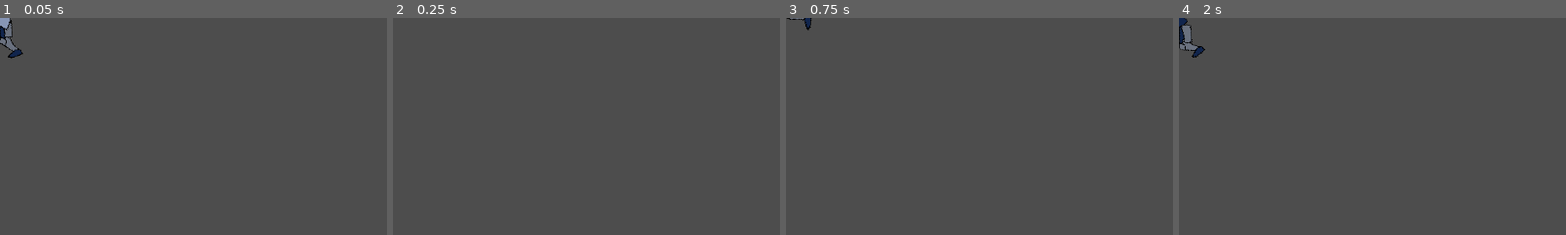
Above: before the commit, frames 1-4 (left to right).
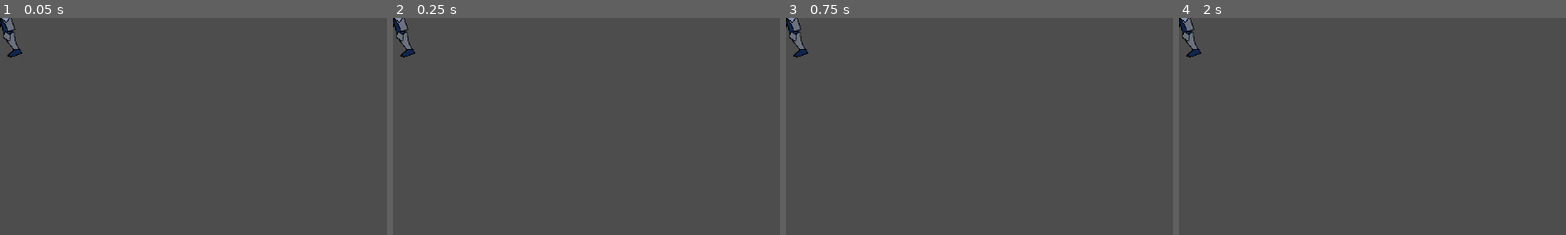
Above: after the commit, the same moments.

Repository: hk93029/Shields-And-Swords
Game: Godot game, scene res://world.tscn
Same seed, same stepped clock (60 frames per second), same inputs: the game is played once before the commit and once after it. The project has no main scene, so this scene is started directly.
Inputs:
- Up to frame 1 (0.05 s): no input
- Up to frame 2 (0.25 s): no input
- Up to frame 3 (0.75 s): tap Enter at 0.5 s
- Up to frame 4 (2 s): tap Space at 1.25 s
The pictures show only the part of the screen within x 0-50%, y 0-50%; the shares and areas given below are measured in that part.

The runs differ from the first frame. In frame 1, 0.5% of the frame differs, in the area x 0-7%, y 0-19%; in frame 2, 0.5%; in frame 3, 0.6%; in frame 4, 0.6%.

Commit message:
feat(animations): improving physic skill attack effects

Diff:
--- a/world.tscn
+++ b/world.tscn
@@ -1,5 +1,6 @@
-[gd_scene load_steps=33 format=3 uid="uid://db2kklsy85vnm"]
-
+[gd_scene load_steps=34 format=3 uid="uid://db2kklsy85vnm"]
+
+[ext_resource type="Texture2D" uid="uid://bgpg6rapmwgtt" path="res://physical_skill_damage.png" id="1_iobkw"]
 [ext_resource type="Texture2D" uid="uid://dpee1i6eiar8b" path="res://player_complete_reference.png" id="1_qmg7m"]
 [ext_resource type="Texture2D" uid="uid://dm86aivqnpnbj" path="res://sword.png" id="2_0b8cp"]
 [ext_resource type="Texture2D" uid="uid://cdt0j1lfk74mc" path="res://player_sprite.png" id="2_mgsak"]
@@ -782,6 +783,30 @@
 "update": 0,
 "values": [-0.331613]
 }
+tracks/58/type = "value"
+tracks/58/imported = false
+tracks/58/enabled = true
+tracks/58/path = NodePath("../PhysicalSkillDamage:visible")
+tracks/58/interp = 1
+tracks/58/loop_wrap = true
+tracks/58/keys = {
+"times": PackedFloat32Array(0),
+"transitions": PackedFloat32Array(1),
+"update": 1,
+"values": [false]
+}
+tracks/59/type = "value"
+tracks/59/imported = false
+tracks/59/enabled = true
+tracks/59/path = NodePath("../PhysicalSkillDamage:frame")
+tracks/59/interp = 1
+tracks/59/loop_wrap = true
+tracks/59/keys = {
+"times": PackedFloat32Array(0),
+"transitions": PackedFloat32Array(1),
+"update": 1,
+"values": [1]
+}
 
 [sub_resource type="Animation" id="Animation_fikcj"]
 resource_name = "idle"
@@ -2494,6 +2519,8 @@
 
 [sub_resource type="Animation" id="Animation_xv4cq"]
 resource_name = "physical_skill_area"
+length = 1.2
+step = 0.03
 tracks/0/type = "value"
 tracks/0/imported = false
 tracks/0/enabled = true
@@ -2925,6 +2952,30 @@
 "transitions": PackedFloat32Array(1, 1, 1, 1, 1, 1, 1),
 "update": 0,
 "values": [-0.331613, -0.331613, -0.929951, -1.84961, -3.30283, -3.57303, -3.51635]
+}
+tracks/36/type = "value"
+tracks/36/imported = false
+tracks/36/enabled = true
+tracks/36/path = NodePath("../PhysicalSkillDamage:visible")
+tracks/36/interp = 1
+tracks/36/loop_wrap = true
+tracks/36/keys = {
+"times": PackedFloat32Array(0.9, 1.17),
+"transitions": PackedFloat32Array(1, 1),
+"update": 1,
+"values": [true, false]
+}
+tracks/37/type = "value"
+tracks/37/imported = false
+tracks/37/enabled = true
+tracks/37/path = NodePath("../PhysicalSkillDamage:frame")
+tracks/37/interp = 1
+tracks/37/loop_wrap = true
+tracks/37/keys = {
+"times": PackedFloat32Array(0.9, 0.93, 0.96, 0.99, 1.02, 1.05, 1.08, 1.11, 1.14),
+"transitions": PackedFloat32Array(1, 1, 1, 1, 1, 1, 1, 1, 1),
+"update": 1,
+"values": [0, 1, 2, 3, 4, 5, 6, 7, 8]
 }
 
 [sub_resource type="AnimationLibrary" id="AnimationLibrary_ff3ur"]
@@ -3010,6 +3061,13 @@
 [node name="World" type="Node2D"]
 metadata/_edit_horizontal_guides_ = [57.5511, 58.6022]
 
+[node name="PhysicalSkillDamage" type="Sprite2D" parent="."]
+visible = false
+position = Vector2(-49.1603, 60.3969)
+texture = ExtResource("1_iobkw")
+vframes = 9
+frame = 1
+
 [node name="PlayerCompleteReference" type="Sprite2D" parent="."]
 visible = false
 modulate = Color(1, 1, 1, 0.372549)
@@ -3024,9 +3082,9 @@
 [node name="Polygons" type="Node2D" parent="CharacterBody2D/Sprite"]
 
 [node name="Weapon" type="Sprite2D" parent="CharacterBody2D/Sprite/Polygons"]
-position = Vector2(-48.0523, 27.9187)
-rotation = 3.10848
-scale = Vector2(0.999525, 0.999525)
+position = Vector2(-51.0381, -30.2059)
+rotation = 0.0832942
+scale = Vector2(0.999527, 0.999527)
 texture = ExtResource("2_0b8cp")
 offset = Vector2(1.43817, -18.5712)
 
@@ -3263,12 +3321,12 @@
 [node name="ArmL" type="Bone2D" parent="CharacterBody2D/Sprite/Skeleton2D/Hip"]
 position = Vector2(14.4174, -35.9205)
 rotation = -0.000549317
-scale = Vector2(0.999832, 0.999832)
+scale = Vector2(0.999834, 0.999834)
 rest = Transform2D(1, 0, 0, 1, 14.4174, -35.9205)
 
 [node name="ForearmL" type="Bone2D" parent="CharacterBody2D/Sprite/Skeleton2D/Hip/ArmL"]
 position = Vector2(11.1419, 18.6048)
-scale = Vector2(0.999834, 0.999834)
+scale = Vector2(0.999836, 0.999836)
 rest = Transform2D(1, 0, 0, 1, 11.1419, 18.6048)
 
 [node name="HandL" type="Bone2D" parent="CharacterBody2D/Sprite/Skeleton2D/Hip/ArmL/ForearmL"]
@@ -3280,17 +3338,17 @@
 
 [node name="ArmR" type="Bone2D" parent="CharacterBody2D/Sprite/Skeleton2D/Hip"]
 position = Vector2(-13.6276, -32.5266)
-scale = Vector2(0.999842, 0.999842)
+scale = Vector2(0.999848, 0.999848)
 rest = Transform2D(1, 0, 0, 1, -13.6276, -32.5266)
 
 [node name="ForearmR" type="Bone2D" parent="CharacterBody2D/Sprite/Skeleton2D/Hip/ArmR"]
 position = Vector2(-5.8724, 17.4641)
-scale = Vector2(0.999836, 0.999836)
+scale = Vector2(0.999838, 0.999838)
 rest = Transform2D(1, 0, 0, 1, -5.8724, 17.4641)
 
 [node name="HandR" type="Bone2D" parent="CharacterBody2D/Sprite/Skeleton2D/Hip/ArmR/ForearmR"]
 position = Vector2(-12.9382, 7.05693)
-scale = Vector2(0.999979, 0.999979)
+scale = Vector2(0.999974, 0.999974)
 rest = Transform2D(1, 0, 0, 1, -12.9382, 7.05693)
 auto_calculate_length_and_angle = false
 length = 16.0
@@ -3311,17 +3369,17 @@
 
 [node name="ThighL" type="Bone2D" parent="CharacterBody2D/Sprite/Skeleton2D/Hip"]
 position = Vector2(6.96354, 0.668175)
-scale = Vector2(0.999835, 0.999835)
+scale = Vector2(0.999838, 0.999838)
 rest = Transform2D(1, 0, 0, 1, 6.96354, 0.668175)
 
 [node name="LegL" type="Bone2D" parent="CharacterBody2D/Sprite/Skeleton2D/Hip/ThighL"]
 position = Vector2(3.18919, 27.3548)
-scale = Vector2(0.999849, 0.999849)
+scale = Vector2(0.999847, 0.999847)
 rest = Transform2D(1, 0, 0, 1, 3.18919, 27.3548)
 
 [node name="FeetL" type="Bone2D" parent="CharacterBody2D/Sprite/Skeleton2D/Hip/ThighL/LegL"]
 position = Vector2(16.9723, 22.906)
-scale = Vector2(0.999927, 0.999927)
+scale = Vector2(0.999897, 0.999897)
 rest = Transform2D(1, 0, 0, 1, 16.9723, 22.906)
 auto_calculate_length_and_angle = false
 length = 16.0
@@ -3329,12 +3387,12 @@
 
 [node name="ThighR" type="Bone2D" parent="CharacterBody2D/Sprite/Skeleton2D/Hip"]
 position = Vector2(-4.70424, 0.420632)
-scale = Vector2(0.999845, 0.999845)
+scale = Vector2(0.999844, 0.999844)
 rest = Transform2D(1, 0, 0, 1, -4.70424, 0.420632)
 
 [node name="LegR" type="Bone2D" parent="CharacterBody2D/Sprite/Skeleton2D/Hip/ThighR"]
 position = Vector2(-11.3393, 25.1197)
-scale = Vector2(0.999854, 0.999854)
+scale = Vector2(0.999853, 0.999853)
 rest = Transform2D(1, 0, 0, 1, -11.3393, 25.1197)
 
 [node name="FeetR" type="Bone2D" parent="CharacterBody2D/Sprite/Skeleton2D/Hip/ThighR/LegR"]
@@ -3360,19 +3418,19 @@
 
 [node name="PulmeBone3" type="Bone2D" parent="CharacterBody2D/Sprite/Skeleton2D/Hip/Head/PlumeBone1/PulmeBone2"]
 position = Vector2(3.7298, -8.5863)
-scale = Vector2(0.99982, 0.99982)
+scale = Vector2(0.999827, 0.999827)
 rest = Transform2D(1, 0, 0, 1, 3.7298, -8.5863)
 
 [node name="PulmeBone4" type="Bone2D" parent="CharacterBody2D/Sprite/Skeleton2D/Hip/Head/PlumeBone1/PulmeBone2/PulmeBone3"]
 position = Vector2(7.04407, -3.57545)
 rotation = 0.841846
-scale = Vector2(0.999851, 0.999851)
+scale = Vector2(0.999858, 0.999858)
 rest = Transform2D(0.666087, 0.745874, -0.745874, 0.666087, 7.04407, -3.57545)
 
 [node name="PlumeBone5" type="Bone2D" parent="CharacterBody2D/Sprite/Skeleton2D/Hip/Head/PlumeBone1/PulmeBone2/PulmeBone3/PulmeBone4"]
 position = Vector2(10.139, 0.062693)
 rotation = 0.426852
-scale = Vector2(0.999842, 0.999842)
+scale = Vector2(0.999843, 0.999843)
 rest = Transform2D(0.910274, 0.414007, -0.414007, 0.910274, 10.139, 0.062693)
 
 [node name="TipPlume" type="Marker2D" parent="CharacterBody2D/Sprite/Skeleton2D/Hip/Head/PlumeBone1/PulmeBone2/PulmeBone3/PulmeBone4/PlumeBone5"]
@@ -3410,6 +3468,7 @@
 }
 
 [node name="AnimationTree" type="AnimationTree" parent="CharacterBody2D"]
+active = false
 tree_root = SubResource("AnimationNodeBlendTree_hors5")
 anim_player = NodePath("../AnimationPlayer")
 parameters/TimeScale/scale = 1.0
@@ -3417,6 +3476,6 @@
 "parameters/TimeScale 3/scale" = 1.8
 "parameters/TimeScale 4/scale" = 1.8
 "parameters/TimeScale 5/scale" = 1.0
-parameters/Transition/current_state = "physical_skill_area"
+parameters/Transition/current_state = "run"
 parameters/Transition/transition_request = ""
-parameters/Transition/current_index = 4
+parameters/Transition/current_index = 1
Binary file added: physical_skill_damage.png
Not shown, added: physical_skill_damage.png.import
